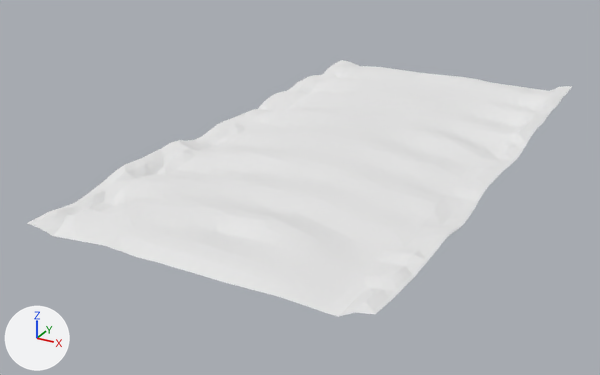
An edit to the Blender file Framework/Resource/Environment/Cave/FloorSlop02.blend, drawn before and after from the same camera.
Camera for both pictures: a camera (50 mm lens) standing at (9.3, -52.1, 15.0) and looking at (-10.0, -17.1, -2.4). The axes (+X, +Y, +Z) are drawn at lower left. The lights are the same throughout.

The first picture shows 'SM_ENV_NATURE_Cave_Floor_Slope_30m.mo'.
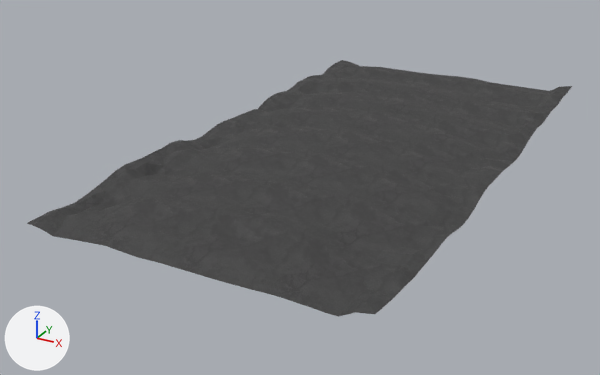
Boxes (x1, y1, x2, y2) around the edits, measured in the pictures (600 x 375 px):
```json
{"object": "SM_ENV_NATURE_Cave_Floor_Slope_30m.mo", "change": "surface changed", "before": [27, 60, 572, 317], "after": [27, 60, 572, 317], "on screen": "white to grey"}
```

Scene script edits in JSON lines:
```json
{"op": "add", "block": "img_t_env_nautre_cave_floor_01_bc_dds", "code": ["img_t_env_nautre_cave_floor_01_bc_dds = load_image('T_ENV_NAUTRE_Cave_Floor_01_BC.dds', 'T_ENV_NAUTRE_Cave_Floor_01_BC.dds', 1024, 1024, 'sRGB')"]}
{"op": "add", "block": "img_t_env_nautre_cave_floor_01_mra_dds", "code": ["img_t_env_nautre_cave_floor_01_mra_dds = load_image('T_ENV_NAUTRE_Cave_Floor_01_MRA.dds', 'T_ENV_NAUTRE_Cave_Floor_01_MRA.dds', 1024, 1024, 'sRGB')"]}
{"block": "mat_mi_slidingdust", "change": "nodes: BsdfDiffuse, OutputMaterial"}
{"block": "mat_mi_slidingdust", "change": "nodes: BsdfPrincipled, OutputMaterial, SeparateColor, TexImage x2"}
{"block": "mat_mi_slidingdust", "change": "uses the picture img_t_env_nautre_cave_floor_01_bc_dds"}
{"block": "mat_mi_slidingdust", "change": "uses the picture img_t_env_nautre_cave_floor_01_mra_dds"}
```
